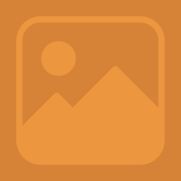
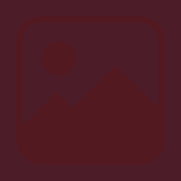
The second 181 x 181 image is a revision of the first. Changes to its layers:
showed group "burgundy" (3 layers) over 0, 0, 181, 181
added layer "album.png #2" (30%) in group "burgundy" over 16, 16, 165, 165
showed "burgundy dark" over 0, 0, 181, 181
hid group "yellow" (3 layers) over 0, 0, 181, 181
